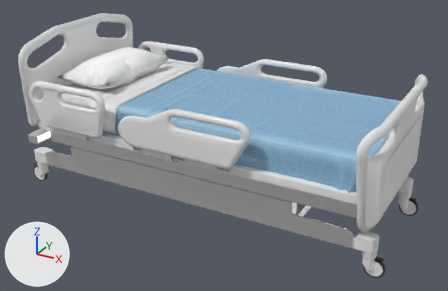
An edit to the glTF model MGC2025/Assets/Models/maca.glb, drawn before and after from the same camera.
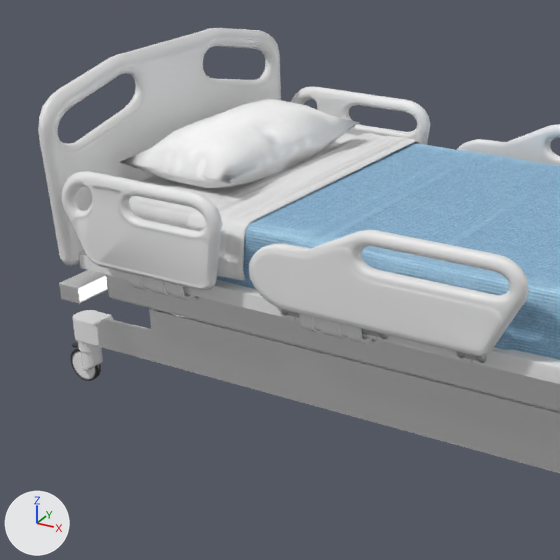
There are two pictures of each version: one whole from a 50 mm lens placed at (1.31, -2.68, 1.88), pointed at (-0.33, 0.31, 0.38), one close up on the part from 0% to 59% of the width and 0% to 91% of the height. The axes (+X, +Y, +Z) are drawn at lower left. The lights are the same throughout. Where no turn or scale is listed for an object, it has been applied to the vertices. Vertices at the same position are counted once.

In view in the first close-up: 'maca'.
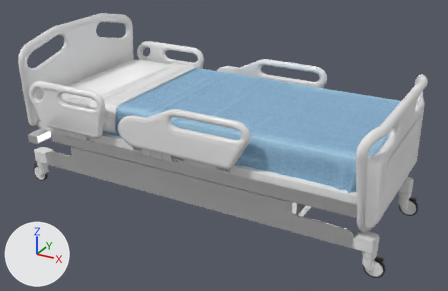
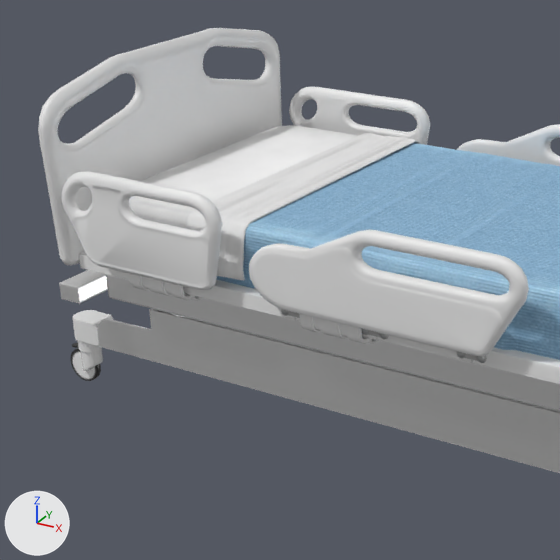
Location of each change, [x1, y1, x2, y2] in pixels of the close-ups (560 x 560 px):
```json
{"part": 1, "of": "me_group54_polysurface1_aistandardsurface2_0", "change": "deleted", "before": [120, 99, 359, 188]}
```

Edits to the scene script, one JSON object a line:
```json
{"block": "me_group54_polysurface1_aistandardsurface2_0", "where": "me_group54_polysurface1_aistandardsurface2_0.from_pydata(...)  # 5604 vertices, 10576 faces; spans x -1.18..1.18, y -0.57..0.57, z 0.0..1.02"}
{"block": "me_group54_polysurface1_aistandardsurface2_0", "where": "# used by ob_maca; location = (-0.412, 0.332, 0.0)"}
{"block": "me_group54_polysurface1_aistandardsurface2_0", "change": "me_group54_polysurface1_aistandardsurface2_0 part 1: the loose piece of 120 vertices spanning x -0.92..-0.52, y -0.32..0.34, z 0.67..0.83 is deleted"}
```
